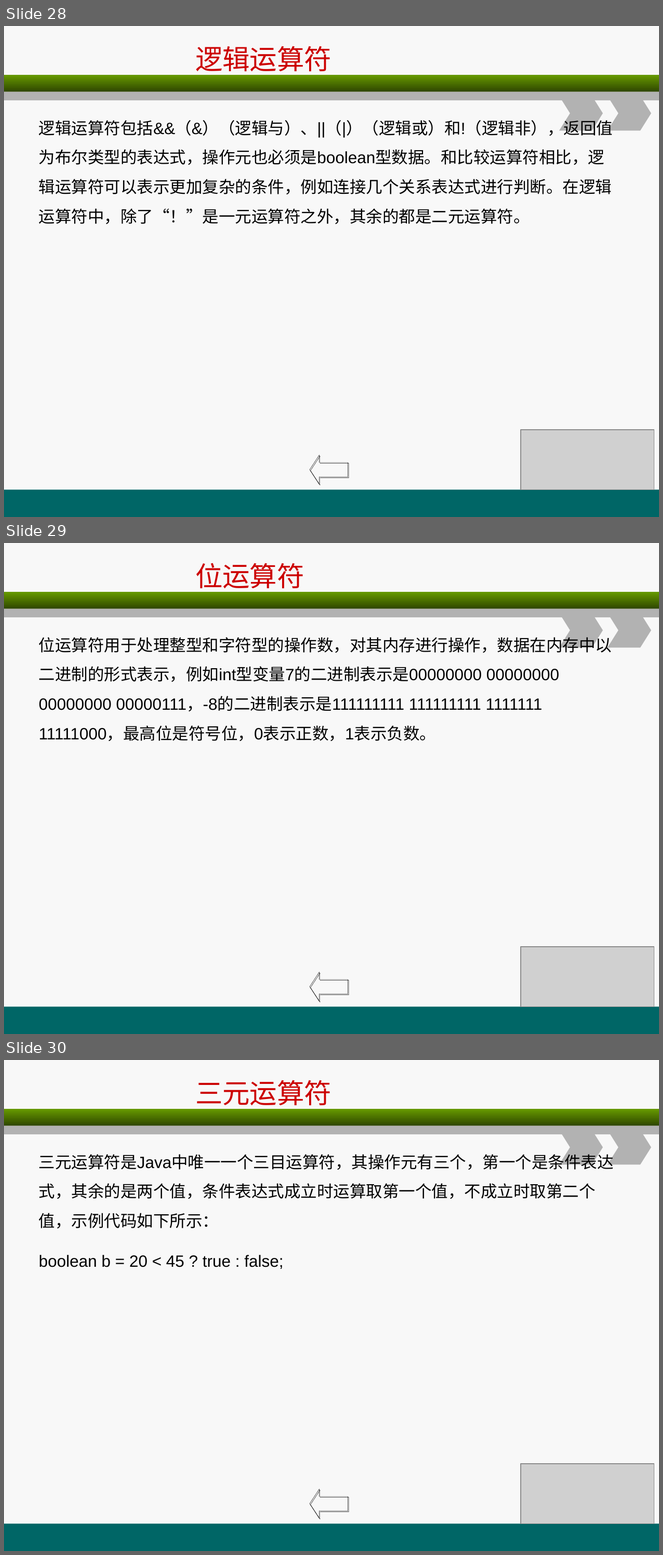
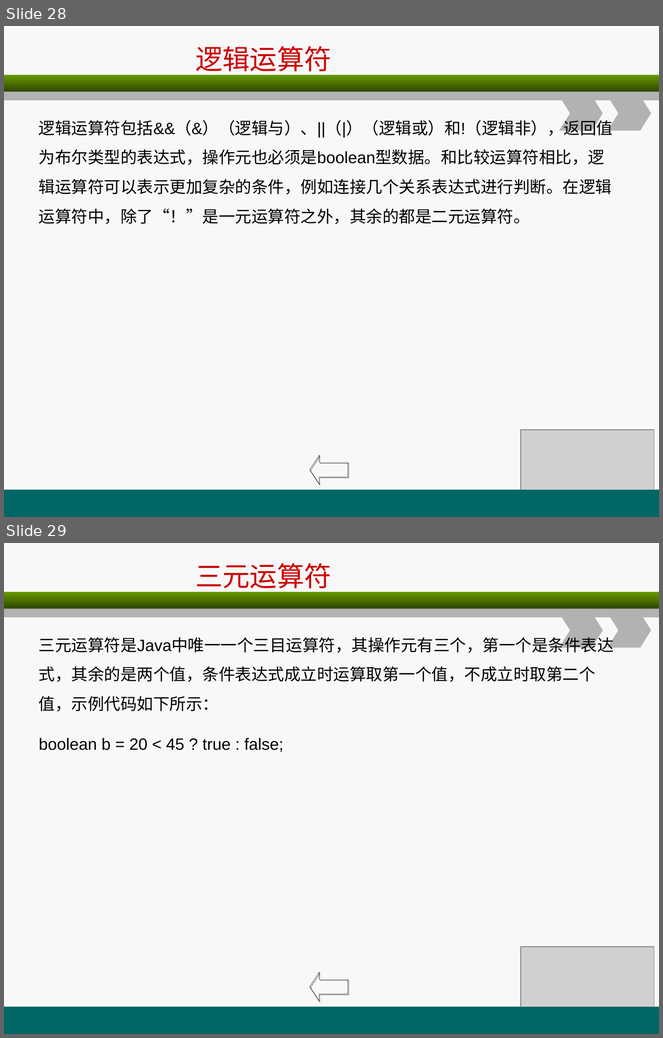
Before and after one commit to christwei/gitDoc, a slide deck: 课件/环宇/java编程基础/A2.ppt. Shown one above the other, each under a label of ours: slides 28, 29 and 30 before the commit, slides 28 and 29 after it. The pictures are 663x1555 and 663x1038 pixels, drawn with LibreOffice and Linux fonts; fonts in the diff are those of the drawing; grey boxes stand for pictures. Boxes give left, top, right and bottom in pixels: in the first picture for what was removed or moved away, otherwise in the second. Text is boxed around its words. In the diff, an @@ line names an element or a change of style, - is before the commit and + after.

```diff
--- a/课件/环宇/java编程基础/A2.ppt
+++ b/课件/环宇/java编程基础/A2.ppt
@@ slide 29 removed at <box>4,543,659,1034</box>, background #F8F8F8; not listed: 5 template elements that a slide beside it also shows @@
@@ title removed at <box>195,563,305,593</box> @@
-位运算符
@@ text removed at <box>39,635,612,741</box> @@
-位运算符用于处理整型和字符型的操作数，对其内存进行操作，数据在内存中以二进制的形式表示，例如int型变量7的二进制表示是00000000 00000000 00000000 00000111，-8的二进制表示是111111111 111111111 1111111 11111000，最高位是符号位，0表示正数，1表示负数。
@@ picture removed at <box>521,947,655,1007</box> @@
@@ left arrow removed at <box>310,973,348,1002</box> @@
@@ what was slide 30 is now slide 29 @@
```
Also in this commit, not shown: 1 slide changed, 5 other files.
